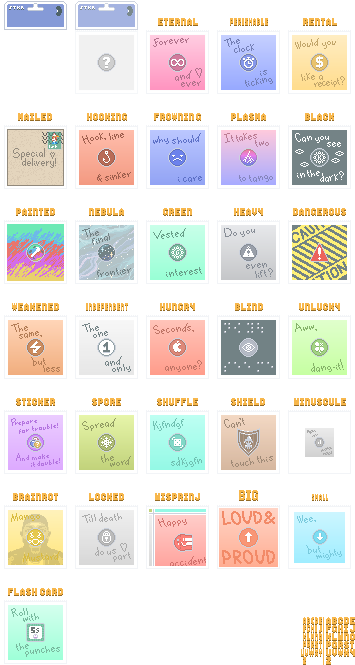
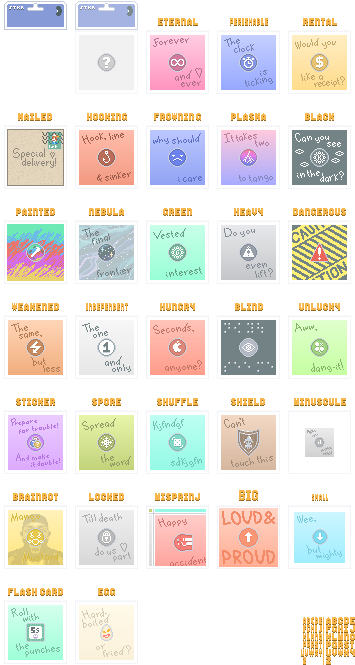
Comparing the layer stacks of the two 355 × 665 images. Changes:
added group "Layer Group copy #31" with 6 layers above "Layer Group copy #30" over left=75, top=588, right=138, bottom=664
added layer "Pasted Layer #199" in group "Layer Group copy #31" over left=98, top=588, right=115, bottom=596
added layer "Pasted Layer #197" (20%) in group "Layer Group copy #31" over left=75, top=600, right=138, bottom=664
added layer "Pasted Layer #198" in group "Layer Group copy #31" over left=82, top=608, right=131, bottom=657
added layer "Pasted Layer #187" in group "Layer Group copy #31" over left=100, top=624, right=113, bottom=641
added layer "Pasted Layer #200" in group "Layer Group copy #31" over left=79, top=605, right=134, bottom=660
